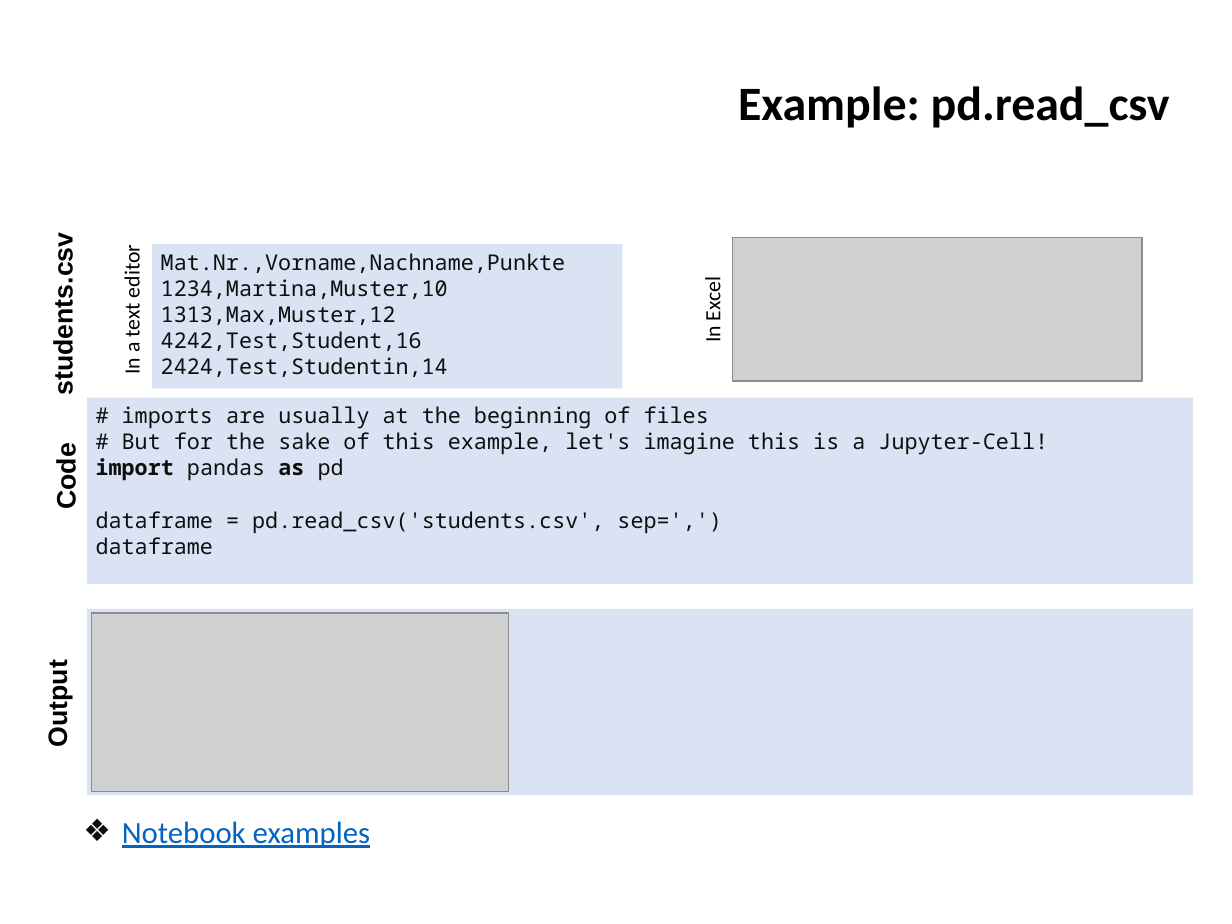
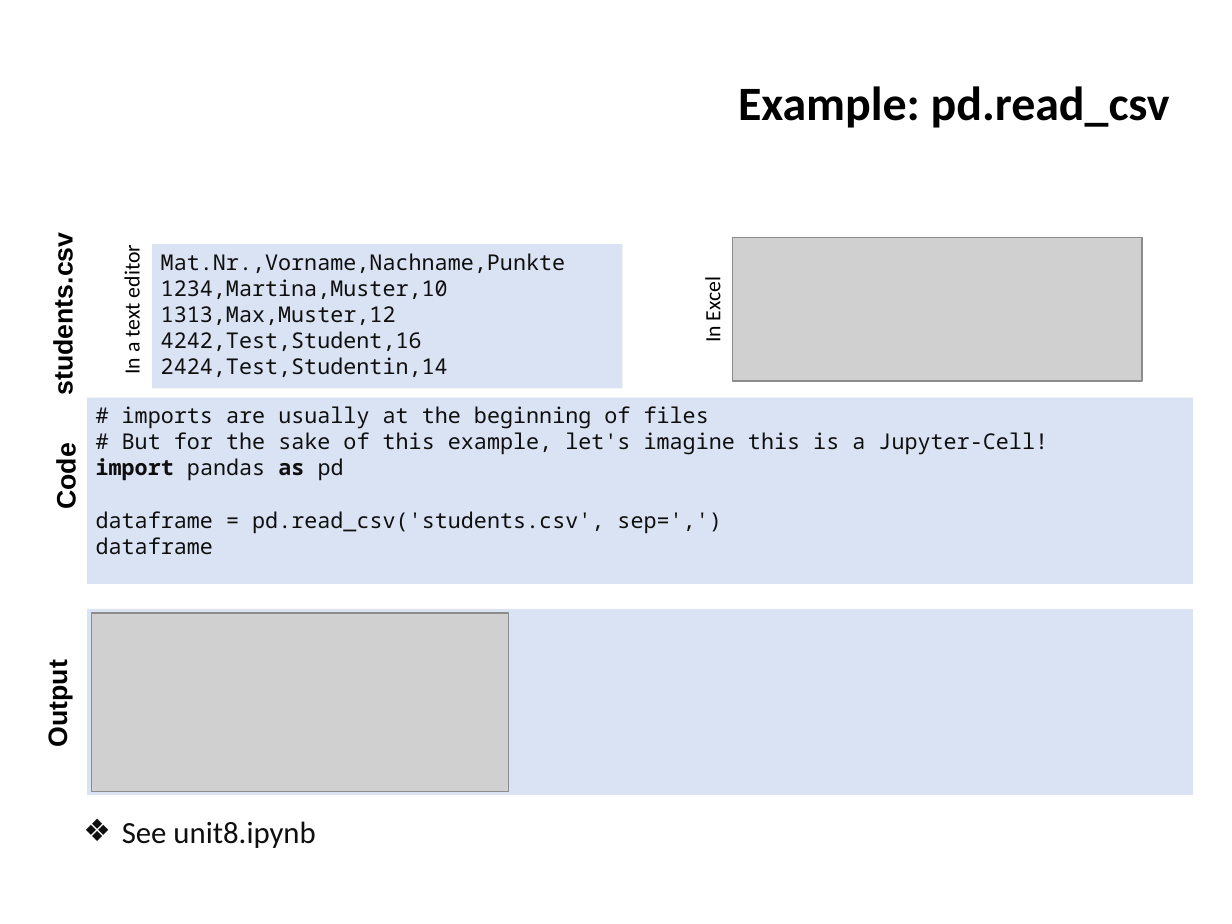
Before and after one commit to ifromm/fcsp, a slide deck: slide 15 of Slides/unit_8_prog_5.pptx. Drawn at 1232x924 pixels with LibreOffice and Linux fonts; fonts in the diff are those of the drawing; grey boxes stand for pictures; background and template pictures are left out. Boxes give left, top, right and bottom in pixels: in the first picture for what was removed or moved away, otherwise in the second. Text is boxed around its words. In the diff, an @@ line names an element or a change of style, - is before the commit and + after.

```diff
--- a/Slides/unit_8_prog_5.pptx
+++ b/Slides/unit_8_prog_5.pptx
@@ text at [122, 821, 315, 848]: text changed; text colour #0563C1 to #0F0F0F @@
-  ❖ Notebook examples
+  ❖ See unit8.ipynb
```
Also in this commit, not shown: 7 other slides changed.
